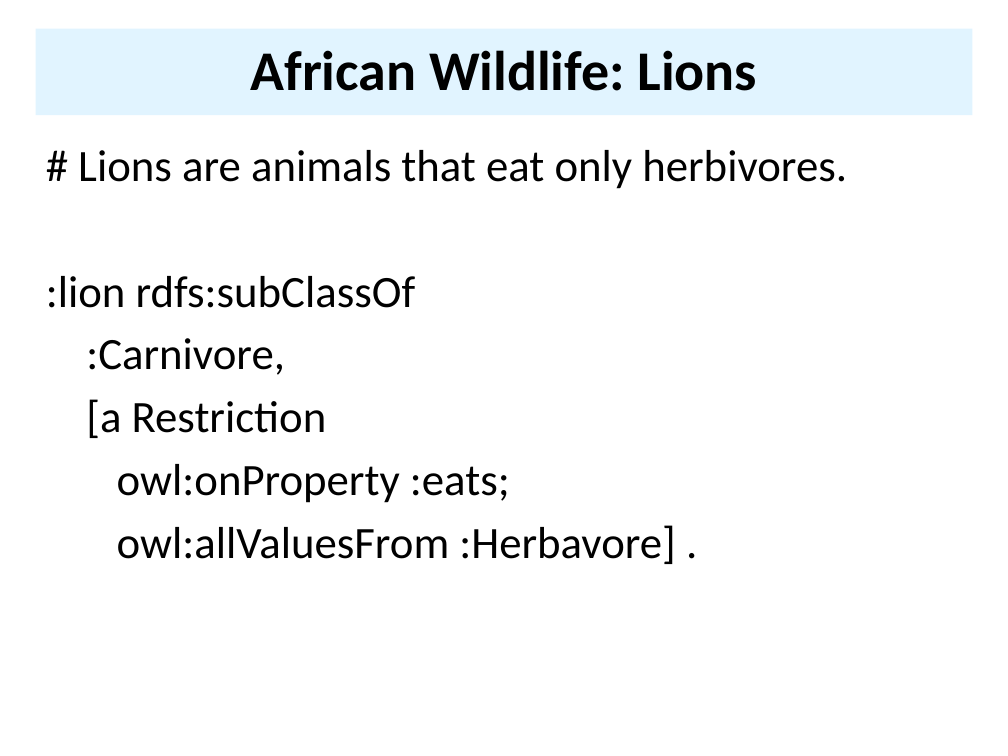
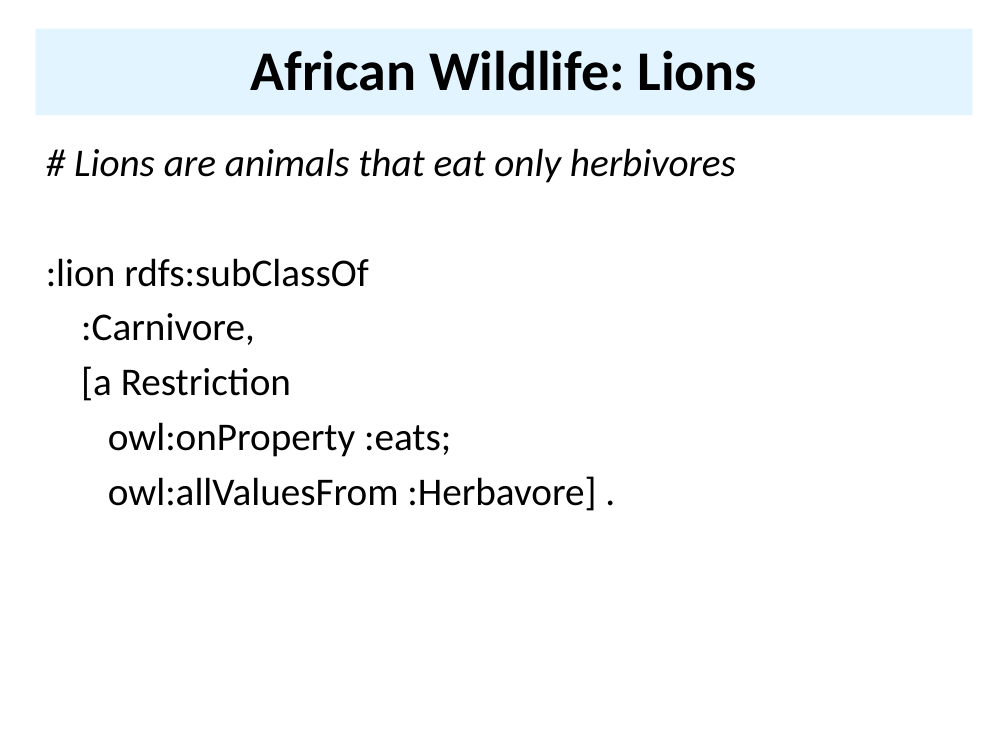
Before and after one commit to UMBC-CMSC-491-691-F19-Knowledge-Graphs/class_material, a slide deck: slide 86 of notes/07_owl/07OWL.pptx (slide 84 before the commit). Drawn at 1008x756 pixels with LibreOffice and Linux fonts; fonts in the diff are those of the drawing. Boxes give left, top, right and bottom in pixels: in the first picture for what was removed or moved away, otherwise in the second. Text is boxed around its words. In the diff, an @@ line names an element or a change of style, - is before the commit and + after.

```diff
--- a/notes/07_owl/07OWL.pptx
+++ b/notes/07_owl/07OWL.pptx
@@ text at [74, 148, 736, 183]: text changed; size 32 to 28 pt; italic on @@
-# Lions are animals that eat only herbivores.
+# Lions are animals that eat only herbivores
@@ text at [46, 258, 596, 511]: size 32 to 28 pt in ":lion rdfs:subClassOf", ":Carnivore,", "[a Restriction", "owl:onProperty :eats;" and 1 more places @@
```
Also in this commit, not shown: 8 other slides changed, 3 slides added, 1 slide removed, 2 other files.
